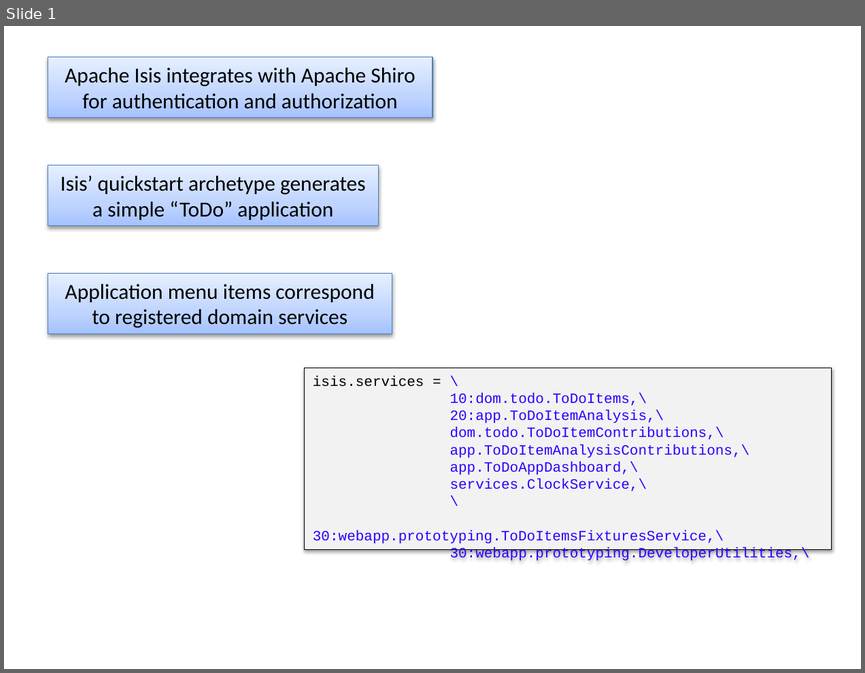
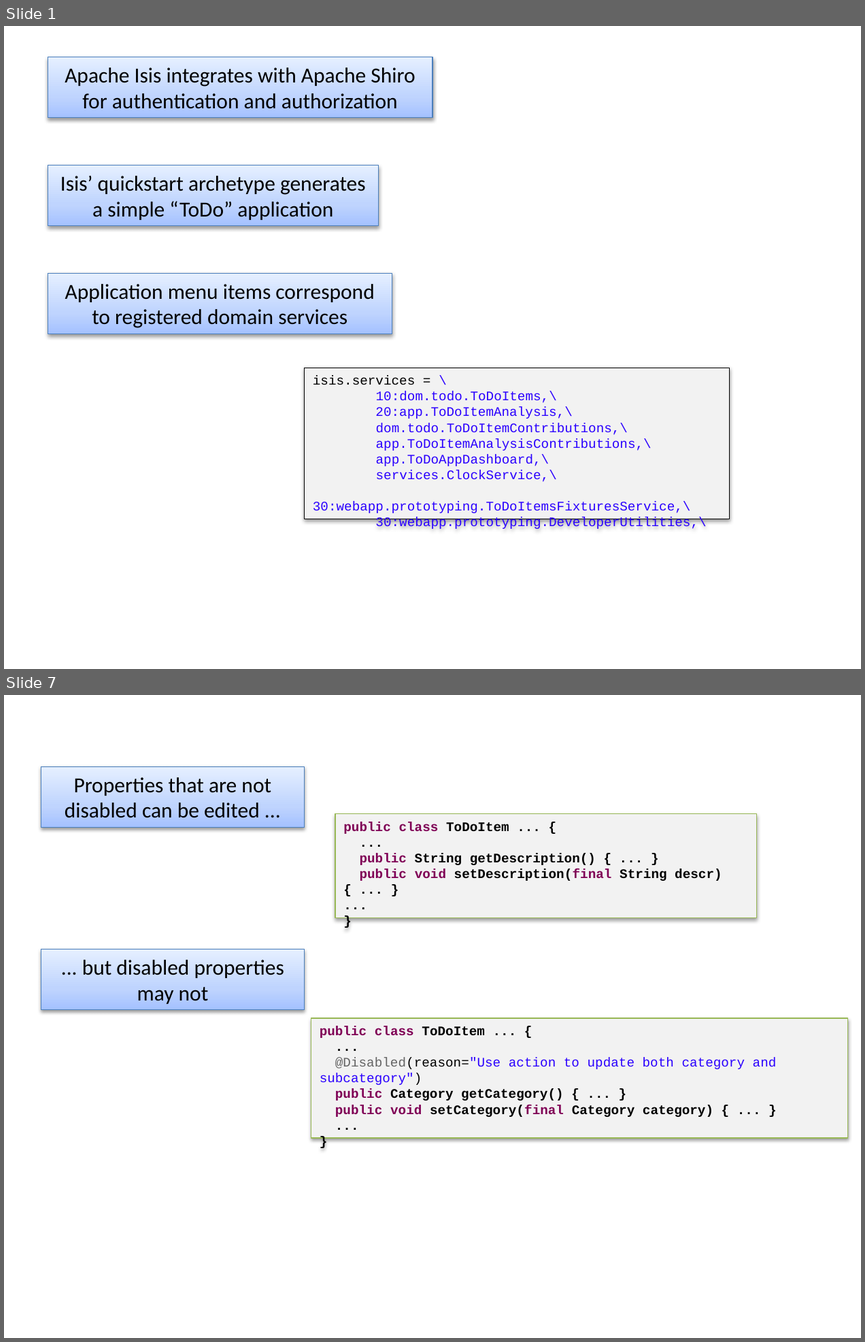
Before and after one commit to apache/causeway-site, a slide deck: content/images/screenshots2/screenshot-captions.pptx. Shown one above the other, each under a label of ours: slide 1 before the commit, slides 1 and 7 after it; the slides between them are not shown. The pictures are 865x673 and 865x1342 pixels, drawn with LibreOffice and Linux fonts; fonts in the diff are those of the drawing. Boxes give left, top, right and bottom in pixels: in the first picture for what was removed or moved away, otherwise in the second. Text is boxed around its words. In the diff, an @@ line names an element or a change of style, - is before the commit and + after.

```diff
--- a/content/images/screenshots2/screenshot-captions.pptx
+++ b/content/images/screenshots2/screenshot-captions.pptx
@@ slide 7 added at box(4, 695, 861, 1338), background #FFFFFF @@
@@ rectangle added at box(41, 767, 304, 828), fill gradient #A4C4FF to #BFD4FF to #E6EEFF, outline #4B7EBC 0.75 pt, 18 pt, text #000000 @@
+Properties that are not disabled can be edited ...
@@ rectangle added at box(336, 814, 756, 918), fill #F2F2F2, outline #98B955 0.75 pt, 11 pt, text #000000, bold @@
+public class ToDoItem ... {
+...
+public String getDescription() { ... }
+public void setDescription(final String descr) { ... }
+...
+}
@@ rectangle added at box(41, 949, 304, 1009), fill gradient #A4C4FF to #BFD4FF to #E6EEFF, outline #4B7EBC 0.75 pt, 18 pt, text #000000 @@
+... but disabled properties may not
@@ rectangle added at box(311, 1018, 847, 1138), fill #F2F2F2, outline #98B955 0.75 pt, 11 pt, text #000000, bold @@
+public class ToDoItem ... {
+...
+@Disabled(reason="Use action to update both category and subcategory")
+public Category getCategory() { ... }
+public void setCategory(final Category category) { ... }
+...
+}
@@ slide 1 changed as well @@
@@ text in rectangle at box(304, 368, 729, 520): paragraph removed @@
-\
@@ rectangle "isis.services = \": place and size @@
-rectangle "isis.services = \" at box(304, 368, 831, 550)
+rectangle "isis.services = \" at box(304, 368, 729, 520)
@@ rectangle "isis.services = \" at box(304, 368, 729, 520): size 12 to 11 pt @@
```
Also in this commit, not shown: 2 other slides changed, 4 other slides added, 1 slide removed, 29 other files.
